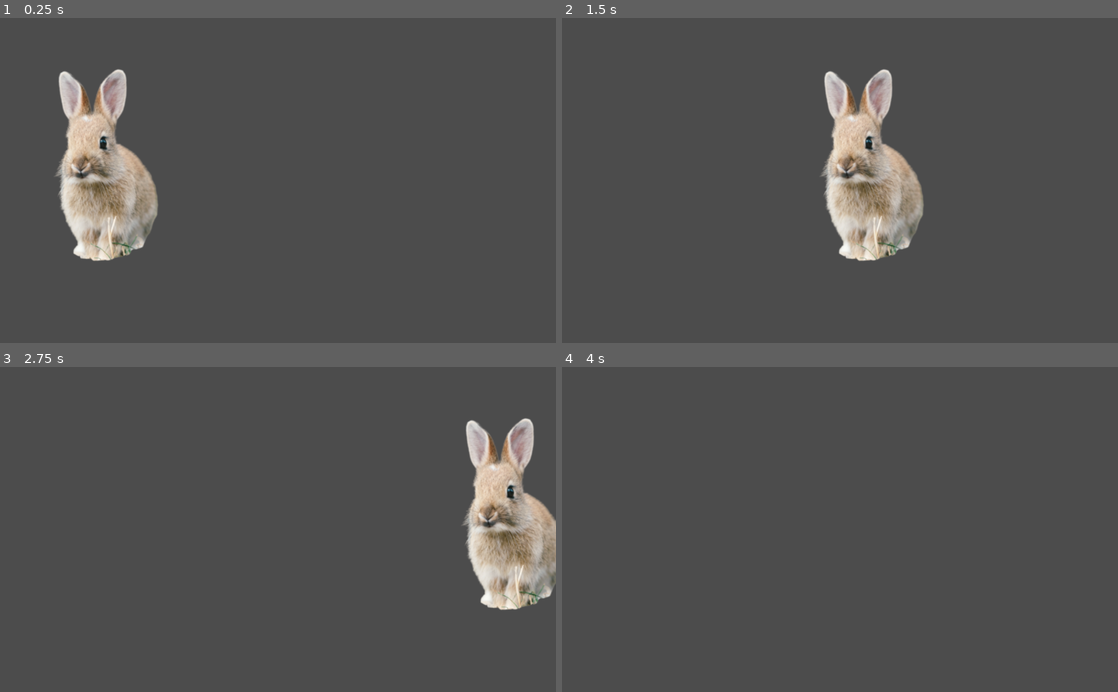
Above: before the commit, frames 1-4 (two rows, left to right).
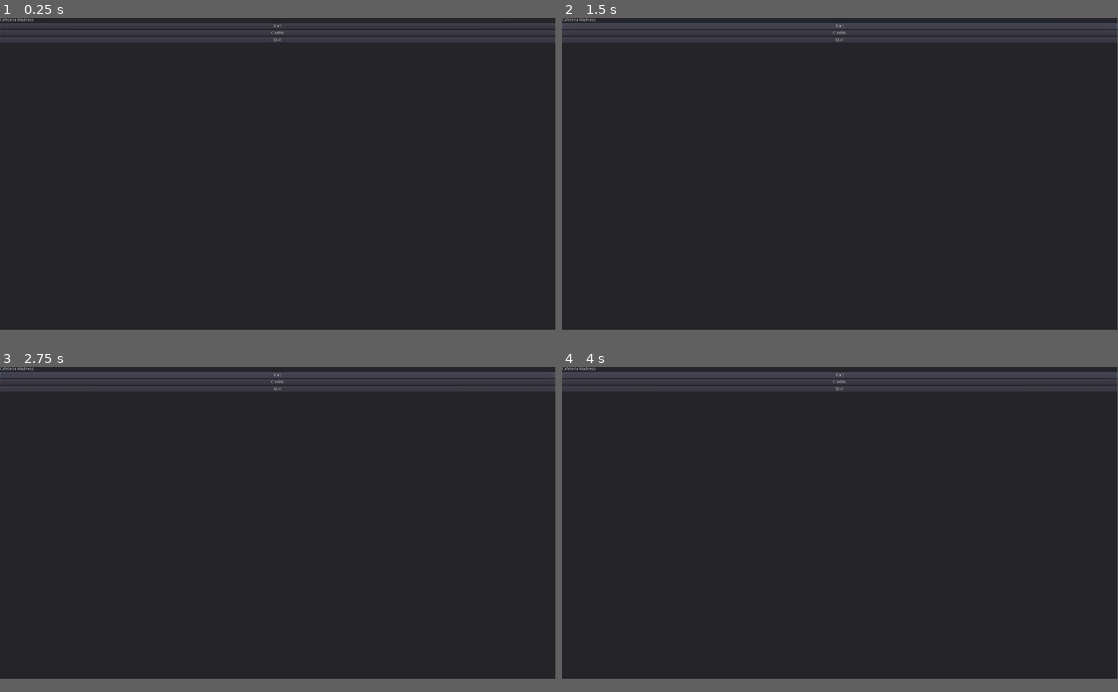
Above: after the commit, the same moments.

Repository: Vytautas-Hermann/GJ-2020
Game: Godot game, scene res://src/scenes/Player.tscn
Two runs of this game, one before a commit and one after it. Both use one fixed random seed, a clock stepped at 60 frames per second and the inputs below.
Inputs (mouse positions are in pixels of both pictures, inside the frame that each line leads up to):
- Up to frame 1 (0.25 s): no input
- Up to frame 2 (1.5 s): click (840, 34) at 0.5 s, where only the run after the commit has a clickable "Credits"; click (840, 27) at 1.25 s, where only the run after the commit has a clickable "Start"
- Up to frame 3 (2.75 s): click (278, 376) at 2 s, where only the run after the commit has a clickable "Start"
- Up to frame 4 (4 s): click (840, 376) at 2.75 s, where only the run after the commit has a clickable "Start"
In our replay, the window is 800x468 before the commit and 799x449 after it. These sizes can differ from the game's own. Grey fills any space a smaller window leaves; there, only what the larger window draws over its background counts as a difference.

The runs differ from the first frame. In frame 1, 91% of the frame differs, in the area x 0-100%, y 0-96%; in frame 2, 90%; in frame 3, 90%; in frame 4, 90%.

Commit message:
Title Screen

Diff:
--- a/project.godot
+++ b/project.godot
@@ -24,6 +24,11 @@
 run/main_scene="res://src/scenes/Player.tscn"
 config/icon="res://icon.png"
 
+[display]
+
+window/size/width=1920
+window/size/height=1080
+
 [rendering]
 
 environment/default_environment="res://default_env.tres"
--- a/src/scenes/Player.tscn
+++ b/src/scenes/Player.tscn
@@ -1,18 +1,44 @@
-[gd_scene load_steps=4 format=2]
+[gd_scene format=2]
 
-[ext_resource path="res://assets/rabbit-removebg.png" type="Texture" id=1]
-[ext_resource path="res://src/scenes/Player.gd" type="Script" id=2]
+[node name="Node2D" type="Node2D"]
 
-[sub_resource type="RectangleShape2D" id=1]
-extents = Vector2( 104, 176 )
+[node name="Panel" type="Panel" parent="."]
+margin_right = 1920.0
+margin_bottom = 1080.0
+__meta__ = {
+"_edit_use_anchors_": false
+}
 
-[node name="Player" type="KinematicBody2D"]
-position = Vector2( 112, 272 )
-script = ExtResource( 2 )
+[node name="MarginContainer" type="MarginContainer" parent="."]
+margin_right = 1920.0
+margin_bottom = 1080.0
+__meta__ = {
+"_edit_use_anchors_": false
+}
 
-[node name="CollisionShape2D" type="CollisionShape2D" parent="."]
-shape = SubResource( 1 )
+[node name="VBoxContainer" type="VBoxContainer" parent="MarginContainer"]
+margin_right = 1920.0
+margin_bottom = 1080.0
 
-[node name="rabbit-removebg" type="Sprite" parent="."]
-position = Vector2( -24, -16 )
-texture = ExtResource( 1 )
+[node name="Title" type="Label" parent="MarginContainer/VBoxContainer"]
+margin_right = 1920.0
+margin_bottom = 14.0
+text = "Cafeteria Madness"
+
+[node name="Button" type="Button" parent="MarginContainer/VBoxContainer"]
+margin_top = 18.0
+margin_right = 1920.0
+margin_bottom = 38.0
+text = "Start"
+
+[node name="Button2" type="Button" parent="MarginContainer/VBoxContainer"]
+margin_top = 42.0
+margin_right = 1920.0
+margin_bottom = 62.0
+text = "Credits"
+
+[node name="Button3" type="Button" parent="MarginContainer/VBoxContainer"]
+margin_top = 66.0
+margin_right = 1920.0
+margin_bottom = 86.0
+text = "Quit"
